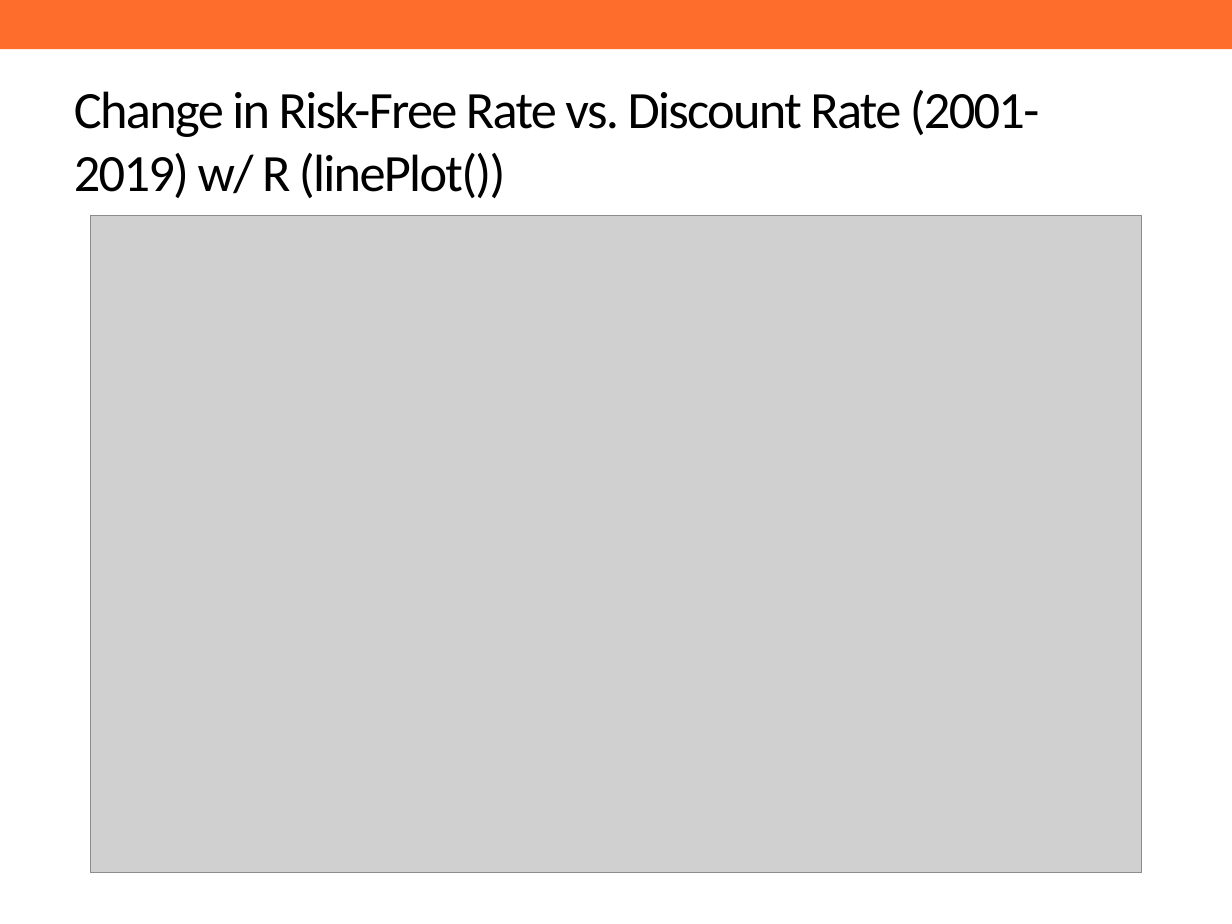
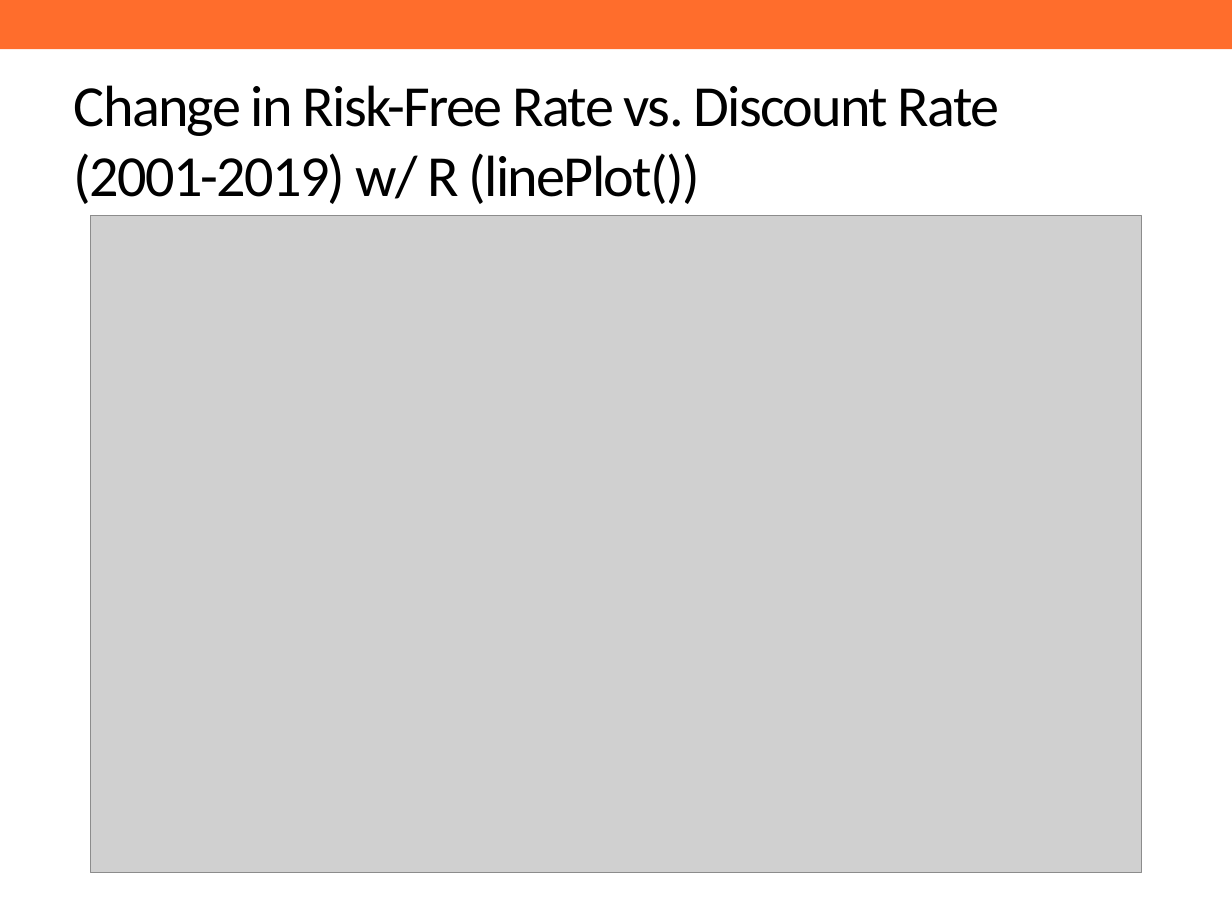
Before and after one commit to ReasonFoundation/GraphicsR, a slide deck: slide 9 of DeckUpdate/SamplePPT.pptx. Drawn at 1232x924 pixels with LibreOffice and Linux fonts; fonts in the diff are those of the drawing; grey boxes stand for pictures; background and template pictures are left out. Boxes give left, top, right and bottom in pixels: in the first picture for what was removed or moved away, otherwise in the second. Text is boxed around its words. In the diff, an @@ line names an element or a change of style, - is before the commit and + after.

```diff
--- a/DeckUpdate/SamplePPT.pptx
+++ b/DeckUpdate/SamplePPT.pptx
@@ title "Change in Risk-Free Rate vs. ..." at bbox=[74, 85, 999, 204]: size 30.6 to 34 pt @@
```
Also in this commit, not shown: 5 other slides changed, 6 other files.
